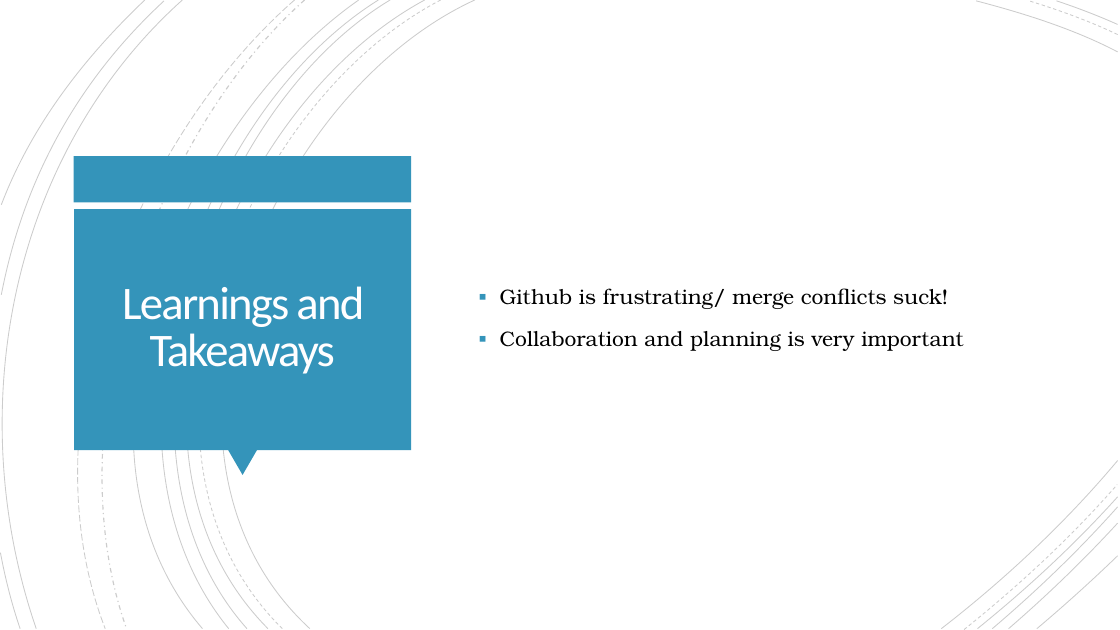
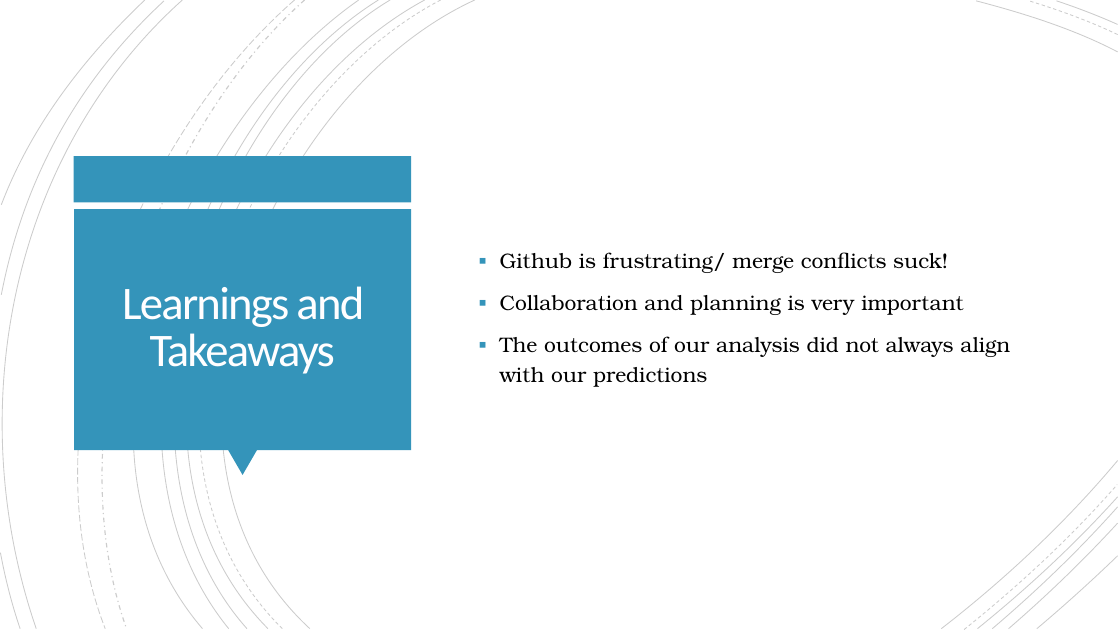
Before and after one commit to Cadeem-M/Project-1-Unemployment, a slide deck: slide 27 of Unemployment Analysis Presentation - Group 2.pptx (slide 24 before the commit). Drawn at 1120x630 pixels with LibreOffice and Linux fonts; fonts in the diff are those of the drawing. Boxes give left, top, right and bottom in pixels: in the first picture for what was removed or moved away, otherwise in the second. Text is boxed around its words. In the diff, an @@ line names an element or a change of style, - is before the commit and + after.

```diff
--- a/Unemployment Analysis Presentation - Group 2.pptx
+++ b/Unemployment Analysis Presentation - Group 2.pptx
@@ text at box(500, 336, 1010, 387): paragraph added @@
+▪ The outcomes of our analysis did not always align with our predictions
```
Also in this commit, not shown: 10 other slides changed, 4 slides added, 1 slide removed, 7 other files.
